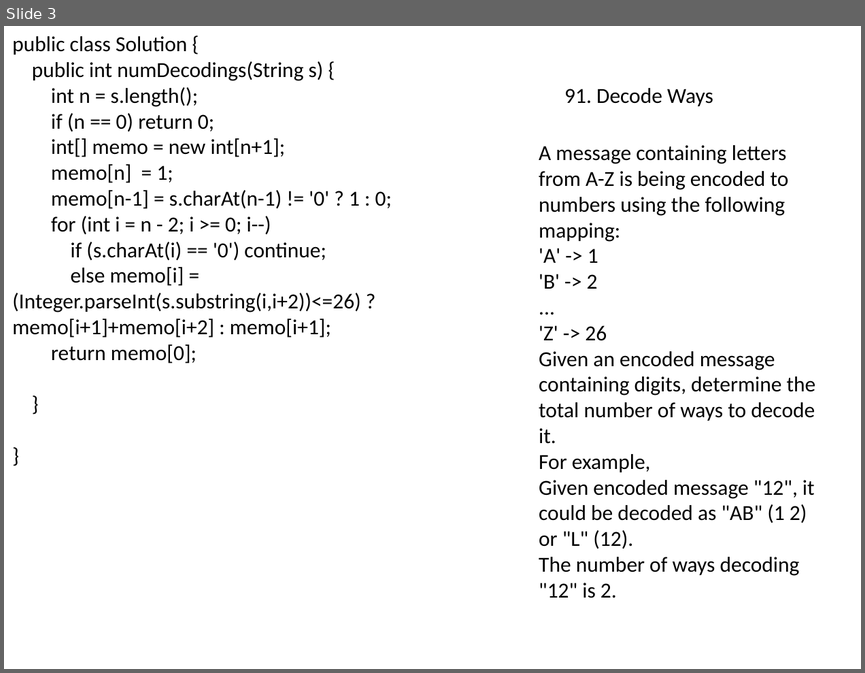
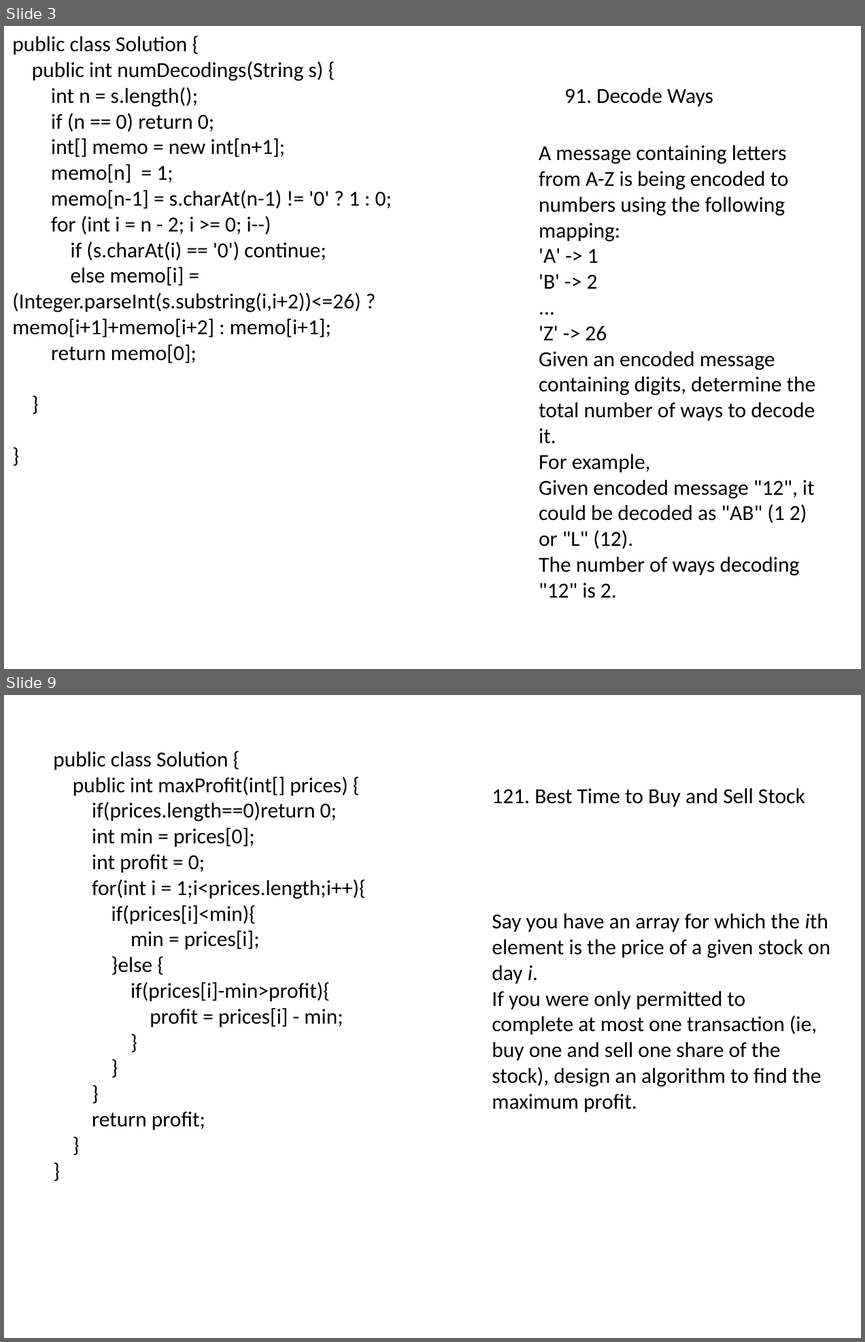
Before and after one commit to songwenxiao/LeetCode-Solutions, a slide deck: Basic/Facebook.pptx. Shown one above the other, each under a label of ours: slide 3 before the commit, slides 3 and 9 after it; the slides between them are not shown. The pictures are 865x673 and 865x1342 pixels, drawn with LibreOffice and Linux fonts; fonts in the diff are those of the drawing. Boxes give left, top, right and bottom in pixels: in the first picture for what was removed or moved away, otherwise in the second. Text is boxed around its words. In the diff, an @@ line names an element or a change of style, - is before the commit and + after.

```diff
--- a/Basic/Facebook.pptx
+++ b/Basic/Facebook.pptx
@@ slide 9 added at (x1=4, y1=695, x2=861, y2=1338), background #FFFFFF @@
@@ text added at (x1=53, y1=751, x2=366, y2=1130), 18 pt, text #000000 @@
+public class Solution {
+public int maxProfit(int[] prices) {
+if(prices.length==0)return 0;
+int min = prices[0];
+int profit = 0;
+for(int i = 1;i<prices.length;i++){
+if(prices[i]<min){
+min = prices[i];
+}else {
+if(prices[i]-min>profit){
+profit = prices[i] - min;
+}
+}
+}
+return profit;
+}
+}
@@ text added at (x1=492, y1=788, x2=805, y2=807), 18 pt, text #000000 @@
+121. Best Time to Buy and Sell Stock
@@ text added at (x1=492, y1=913, x2=830, y2=1112), 18 pt, text #000000 @@
+Say you have an array for which the ith element is the price of a given stock on day i.
+If you were only permitted to complete at most one transaction (ie, buy one and sell one share of the stock), design an algorithm to find the maximum profit.
```
Also in this commit, not shown: 14 other slides added, 4 other files.
